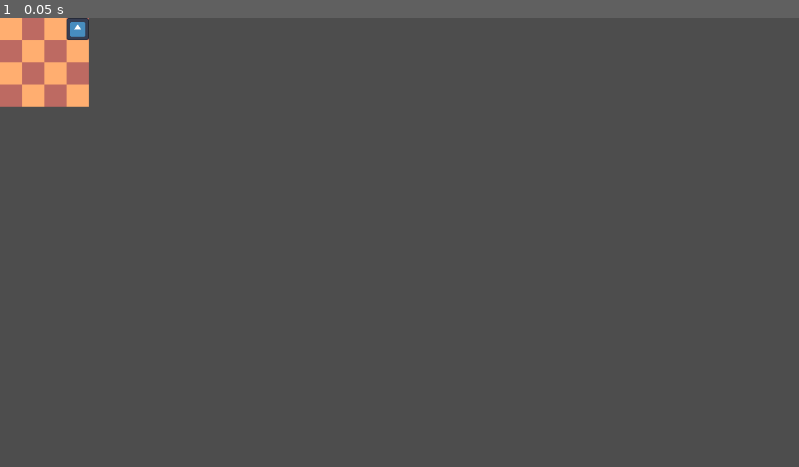
Above: before the commit, frame 1.
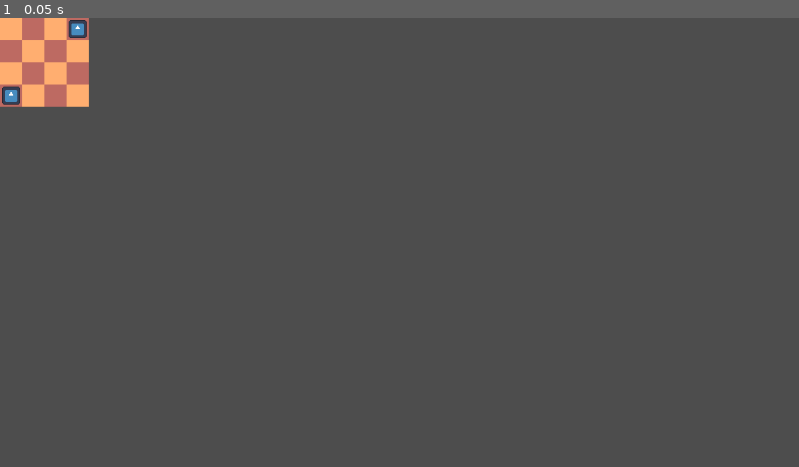
Above: after the commit, the same moment.

Repository: ivycase/GMTK2023-Final-Chess
Game: Godot game, scene res://scenes/levels/test.tscn
Two runs of this game, one before a commit and one after it. Both use one fixed random seed, a clock stepped at 60 frames per second and the inputs below. The engine's default icon, where the game draws it, is replaced by a stand-in: a white triangle on a blue panel in a dark square.
Inputs:
- Up to frame 1 (0.05 s): no input

The runs differ from the first frame. In frame 1, 0.2% of the frame differs, in the area x 0-12%, y 0-20%.

Commit message:
Turn order, piece capture, tile destruction

Diff:
--- a/scenes/pieces/Piece.tscn
+++ b/scenes/pieces/Piece.tscn
@@ -7,5 +7,5 @@
 script = ExtResource("1_jtnu7")
 
 [node name="Icon" type="Sprite2D" parent="."]
-scale = Vector2(0.25, 0.25)
+scale = Vector2(0.2, 0.2)
 texture = ExtResource("1_ir8x8")
--- a/scripts/Board.gd
+++ b/scripts/Board.gd
@@ -5,6 +5,7 @@
 
 var board_size = Vector2i(4, 4)
 var board_matrix = []
+var destroyed_matrix = []
 
 var current_piece = null
 var current_piece_moves = []
@@ -12,13 +13,17 @@
 ### PRIVATE FUNCTIONS ###
 
 func _ready():
-	var row = []
+	var board_row = []
+	var destroyed_row = []
 	for i in board_size.x:
-		row.append(null)
+		board_row.append(null)
+		destroyed_row.append(false)
 	for j in board_size.y:
-		board_matrix.append(row.duplicate())
+		board_matrix.append(board_row.duplicate())
+		destroyed_matrix.append(destroyed_row.duplicate())
 
 	add_piece(Global.Type.KING, Global.Team.GREEN, Vector2i(3, 0))
+	add_piece(Global.Type.KING, Global.Team.PURPLE, Vector2i(0, 3))
 	print("current board: ", board_matrix)
 
 func _input(_event):
@@ -53,21 +58,34 @@
 	new_piece.set_tile(tile, Tilemap.map_to_local(tile))
 	board_matrix[tile.x][tile.y] = new_piece
 
-func destroy_tile(coords):
-	board_matrix[coords.x][coords.y] = null
+func remove_piece(tile):
+	var piece = board_matrix[tile.x][tile.y]
+	if piece == null: return
 
-func move_current_piece(coords):
-	if coords in current_piece_moves:
-		current_piece_moves.erase(coords)
+	board_matrix[tile.x][tile.y] = null
+	remove_child(piece)
+	piece.queue_free()
+
+func destroy_tile(tile):
+	remove_piece(tile)
+	destroyed_matrix[tile.x][tile.y] = true
+	Tilemap.set_cell(1, tile, 0, Vector2i(0, 14))
+
+func move_current_piece(tile):
+	if tile in current_piece_moves:
+		current_piece_moves.erase(tile)
 		for unused in current_piece_moves:
 			destroy_tile(unused)
 
-		board_matrix[current_piece.tile.x][current_piece.tile.y] = null
-		board_matrix[coords.x][coords.y] = current_piece
-		current_piece.set_tile(coords, Tilemap.map_to_local(coords))
+		remove_piece(tile)
+		board_matrix[tile.x][tile.y] = current_piece
+		current_piece.set_tile(tile, Tilemap.map_to_local(tile))
+
+		Global.switch_teams()
 
 func piece_select(piece):
 	if !piece: return piece_deselect()
+	if piece.team != Global.get_current_team(): return piece_deselect()
 
 	current_piece = piece
 	current_piece_moves = legal_moves(piece)
@@ -83,12 +101,13 @@
 
 ### GET LEGAL MOVES ###
 
-func filter_invalid_moves(moves):
+func filter_invalid_moves(piece, moves):
 	var filter = moves.duplicate()
 
 	for move in moves:
 		if !(0 <= move.x && move.x < board_size.x) || !(0 <= move.y && move.y < board_size.y): filter.erase(move) # out of board
-		elif board_matrix[move.x][move.y] != null && board_matrix[move.x][move.y]: filter.erase(move)  # occupied by friendly piece
+		elif board_matrix[move.x][move.y] != null && board_matrix[move.x][move.y].team == piece.team: filter.erase(move) # occupied by friendly piece
+		elif destroyed_matrix[move.x][move.y]: filter.erase(move) #tile is destroyed
 
 	return filter
 
@@ -98,4 +117,4 @@
 	for move in piece.get_pattern():
 		moves.append(move + piece.tile)
 
-	return filter_invalid_moves(moves)
+	return filter_invalid_moves(piece, moves)
--- a/scripts/Global.gd
+++ b/scripts/Global.gd
@@ -2,3 +2,14 @@
 
 enum Type {PAWN, KNIGHT, BISHOP, ROOK, QUEEN, KING}
 enum Team {GREEN, PURPLE}
+
+var current_team = Team.GREEN
+
+func switch_teams():
+	if current_team == Team.GREEN:
+		current_team = Team.PURPLE
+	else:
+		current_team = Team.GREEN
+
+func get_current_team():
+	return current_team
--- a/sprites/tileset.tres
+++ b/sprites/tileset.tres
@@ -18,6 +18,9 @@
 10:10/0 = 0
 10:10/0/physics_layer_0/linear_velocity = Vector2(0, 0)
 10:10/0/physics_layer_0/angular_velocity = 0.0
+0:14/0 = 0
+0:14/0/physics_layer_0/linear_velocity = Vector2(0, 0)
+0:14/0/physics_layer_0/angular_velocity = 0.0
 
 [resource]
 tile_size = Vector2i(32, 32)
